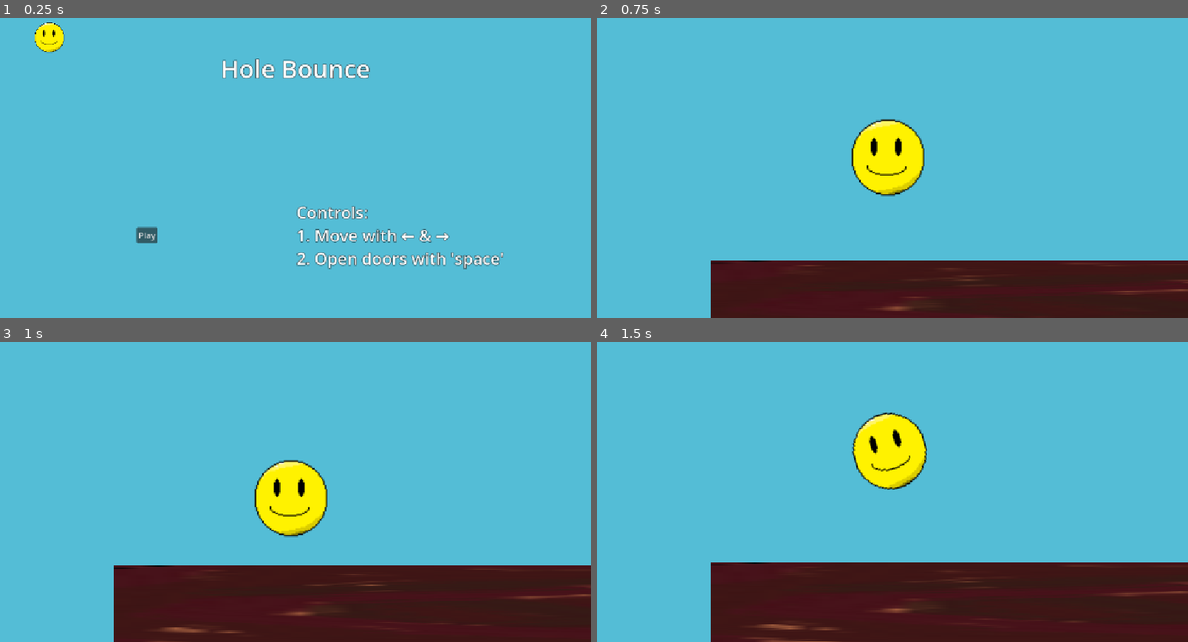
Above: before the commit, frames 1-4 (two rows, left to right).
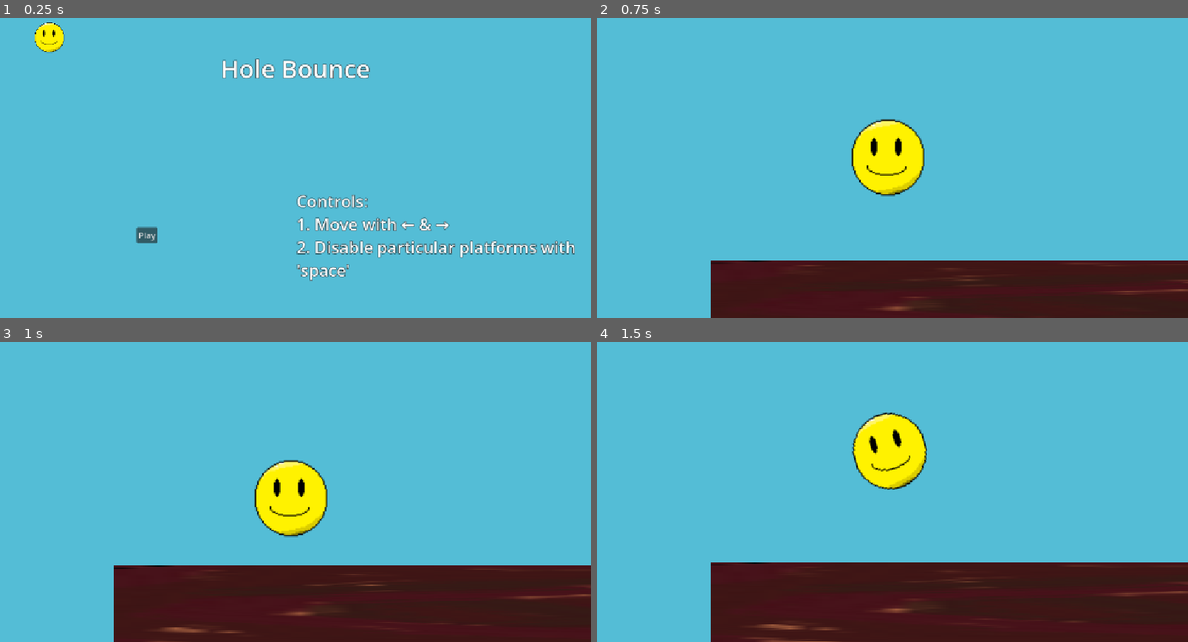
Above: after the commit, the same moments.

Repository: cyan-teal/hole-bounce
Game: Godot game, scene res://scenes/main.tscn
The game is run twice, just before and just after one commit, with the same random seed, the same clock (stepped at 60 frames per second) and the same inputs. This scene is started directly instead of the project's main scene. The engine's default icon, where the game draws it, is replaced by a stand-in: a white triangle on a blue panel in a dark square.
Inputs:
- Up to frame 1 (0.25 s): no input
- Up to frame 2 (0.75 s): click "Play" at 0.5 s
- Up to frame 3 (1 s): no input
- Up to frame 4 (1.5 s): hold Right (go_right) from 1.28 s (still down); hold Space (pass) from 1.28 s (still down)

The runs differ from the first frame. In frame 1, 4.1% of the frame differs, in the area x 50-98%, y 58-88%; in frame 2, nothing differs; in frame 3, nothing differs; in frame 4, nothing differs.

Commit message:
Revert "last"
This reverts commit 51d55b6eaaade10b5db08b42ccd4957c9dc3146d, reversing
changes made to 2b8a334192a0f21735e3cedc769dbc03088d312f.

Diff:
--- a/hole-bounce/scenes/hole_un.gd
+++ b/hole-bounce/scenes/hole_un.gd
@@ -1,20 +1,14 @@
 extends StaticBody2D
 
-@export var inverted: bool = true
-
 var collisionShape: CollisionShape2D
-var sprite: Sprite2D
 
 
 func _ready() -> void:
 	collisionShape = $CollisionShape2D
-	sprite = $Sprite2D
 
 
 func _process(_delta: float) -> void:
-	if Input.is_action_pressed("pass"):
-		collisionShape.disabled = not inverted
-		sprite.visible = inverted
-	else:
-		collisionShape.disabled = inverted
-		sprite.visible = not inverted
+	if Input.is_action_just_pressed("pass"):
+		collisionShape.disabled = false
+	elif Input.is_action_just_released("pass"):
+		collisionShape.disabled = true
--- a/hole-bounce/start_menu.tscn
+++ b/hole-bounce/start_menu.tscn
@@ -54,5 +54,5 @@
 theme_override_font_sizes/normal_font_size = 32
 text = "Controls:
 1. Move with ← & →
-2. Open doors with 'space'"
+2. Disable particular platforms with 'space'"
 fit_content = true
